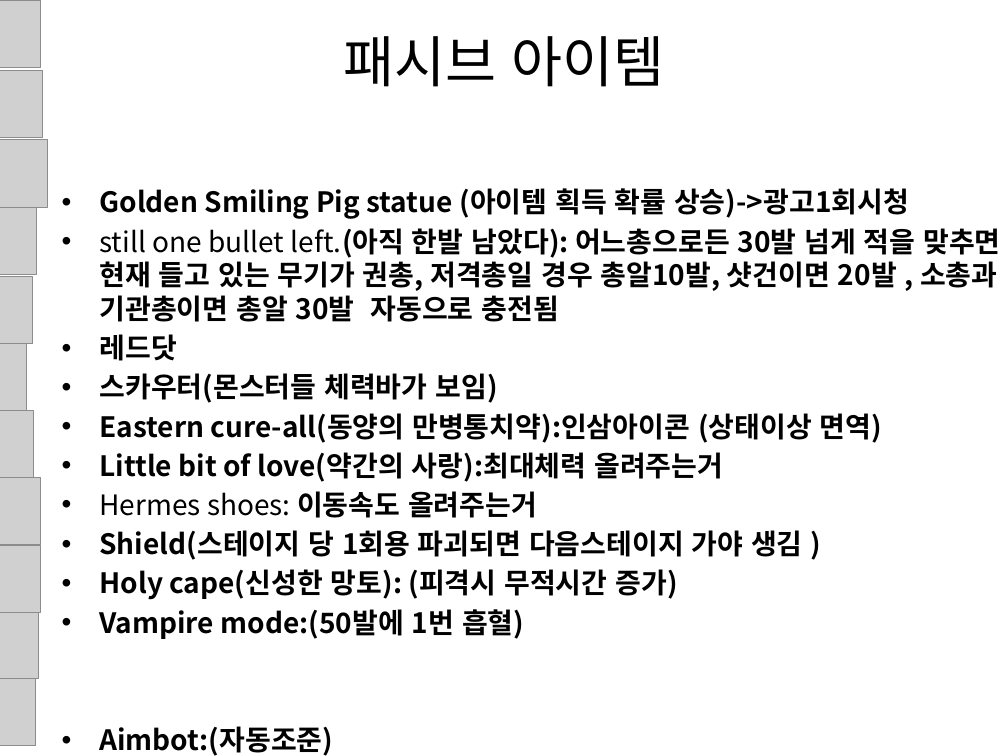
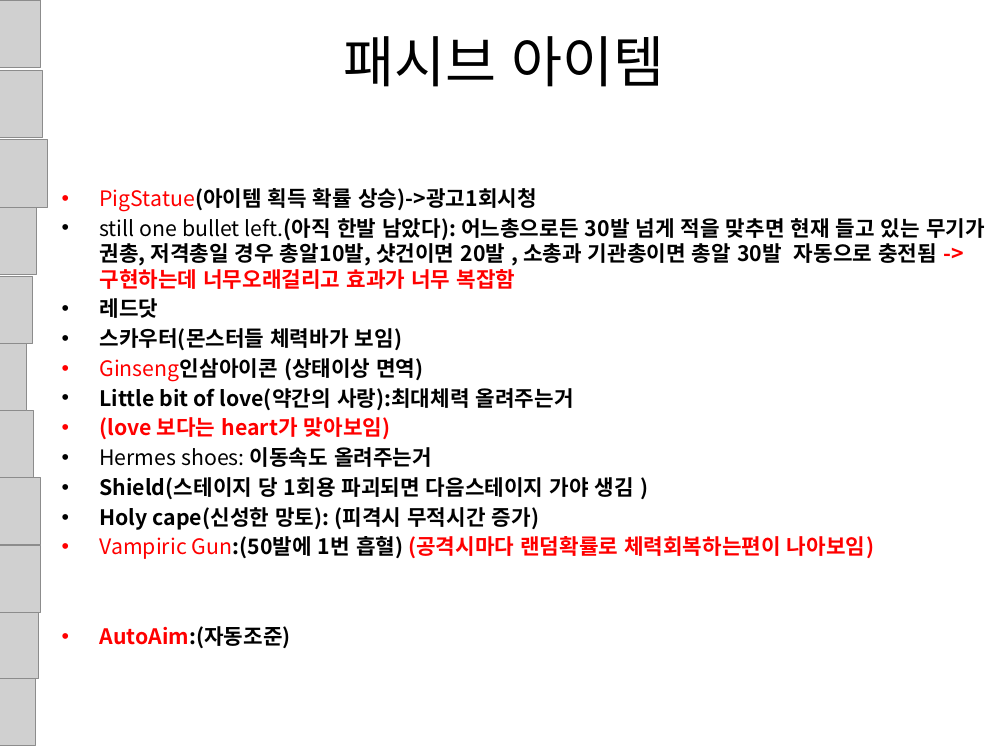
Before and after one commit to gkdlgndpdu/EscapeJail, a slide deck: slide 50 of EscapeJail/Assets/기획/스테이지1기획.pptx. Drawn at 1008x756 pixels with LibreOffice and Linux fonts; fonts in the diff are those of the drawing; grey boxes stand for pictures. Boxes give left, top, right and bottom in pixels: in the first picture for what was removed or moved away, otherwise in the second. Text is boxed around its words. In the diff, an @@ line names an element or a change of style, - is before the commit and + after.

Commit message:
패시브 기획 수정

```diff
--- a/EscapeJail/Assets/기획/스테이지1기획.pptx
+++ b/EscapeJail/Assets/기획/스테이지1기획.pptx
@@ text at (x1=99, y1=188, x2=985, y2=289): text changed; size 20 to 15.2 pt @@
-• Golden Smiling Pig statue (아이템 획득 확률 상승)->광고1회시청
-• still one bullet left.(아직 한발 남았다): 어느총으로든 30발 넘게 적을 맞추면 현재 들고 있는 무기가 권총, 저격총일 경우 총알10발, 샷건이면 20발 , 소총과 기관총이면 총알 30발 자동으로 충전됨
+• PigStatue(아이템 획득 확률 상승)->광고1회시청
+• still one bullet left.(아직 한발 남았다): 어느총으로든 30발 넘게 적을 맞추면 현재 들고 있는 무기가 권총, 저격총일 경우 총알10발, 샷건이면 20발 , 소총과 기관총이면 총알 30발 자동으로 충전됨 -> 구현하는데 너무오래걸리고 효과가 너무 복잡함
@@ text at (x1=99, y1=298, x2=634, y2=530): size 20 to 15.2 pt in "레드닷", "스카우터(몬스터들 체력바가 보임)", "Little bit of love(약간의 사랑):최대체력 올려주는거", "Hermes shoes: 이동속도 올려주는거" and 2 more places @@
@@ text at (x1=99, y1=358, x2=423, y2=382): text changed; size 20 to 15.2 pt @@
-• Eastern cure-all(동양의 만병통치약):인삼아이콘 (상태이상 면역)
+• Ginseng인삼아이콘 (상태이상 면역)
@@ text at (x1=99, y1=417, x2=391, y2=439): paragraph added @@
+• (love 보다는 heart가 맞아보임)
@@ text at (x1=99, y1=536, x2=874, y2=648): text changed; size 20 to 15.2 pt; text colour #000000 to #FF0000 @@
-• Vampire mode:(50발에 1번 흡혈)
-• Aimbot:(자동조준)
+• Vampiric Gun:(50발에 1번 흡혈) (공격시마다 랜덤확률로 체력회복하는편이 나아보임)
+• AutoAim:(자동조준)
```
Also in this commit, not shown: 1 other slide changed, 25 other files.
